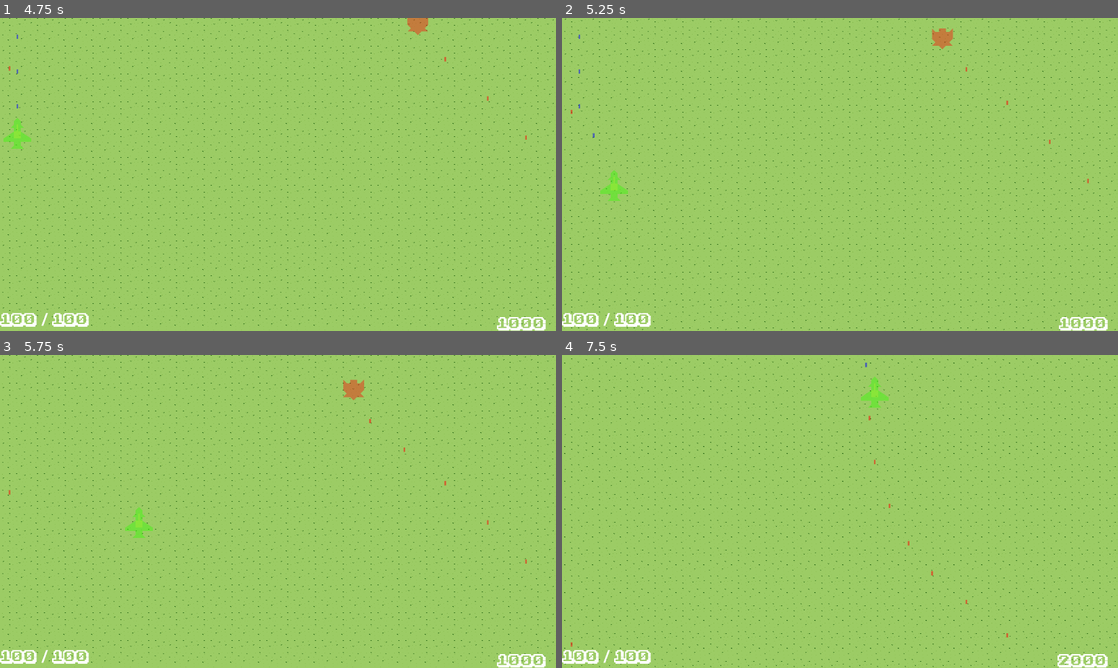
Above: before the commit, frames 1-4 (two rows, left to right).
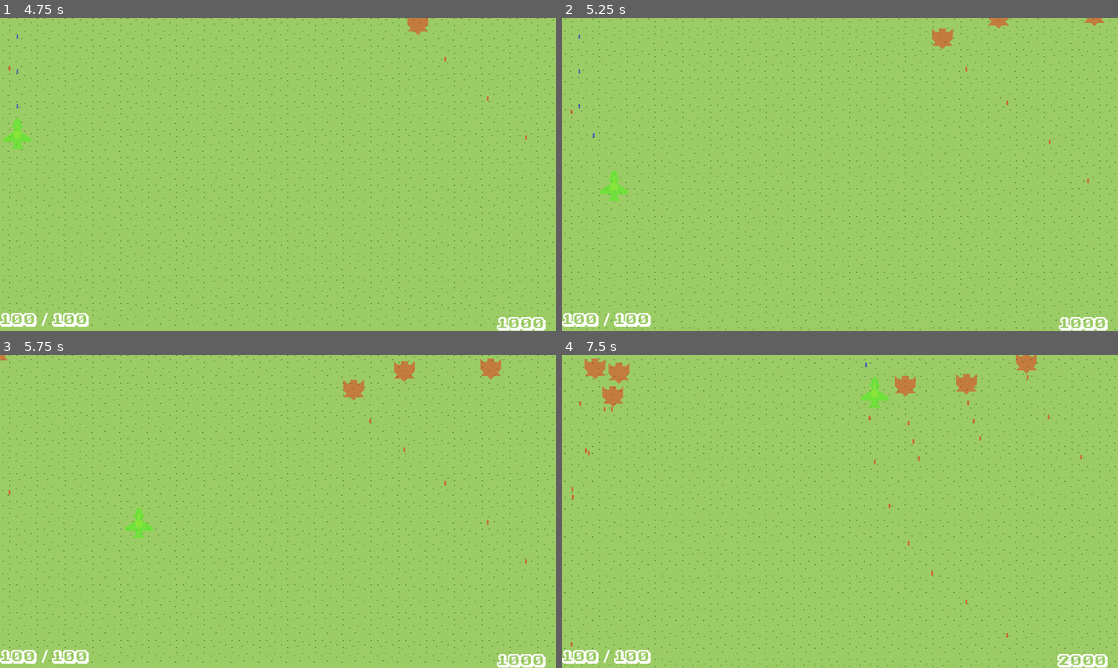
Above: after the commit, the same moments.

Repository: mmyumu/OVNI-godot
Game: Godot game, scene res://menu.tscn
Same seed, same stepped clock (60 frames per second), same inputs: the game is played once before the commit and once after it.
Inputs (mouse positions are in pixels of both pictures, inside the frame that each line leads up to):
- Up to frame 1 (4.75 s): click "Start" at 0.5 s; tap Enter at 1.25 s; move the mouse to (250, 237) at 1.27 s; hold Space (shoot) 1.28-2.03 s; hold Up (move_up) 1.28-2.78 s; click (250, 237) at 1.42 s; move the mouse to (444, 221) at 2.02 s; tap Space (shoot) at 2.1, 3.6 s; move the mouse to (111, 127) at 2.77 s; hold Space (shoot) 2.78-3.53 s; hold Left (move_left) 2.78-4.28 s; move the mouse to (305, 174) at 3.52 s; click (305, 174) at 3.67 s; move the mouse to (194, 96) at 4.27 s; hold Down (move_down) from 4.28 s (still down); hold Space (shoot) from 4.28 s (still down)
- Up to frame 2 (5.25 s): move the mouse to (962, 158) at 5.02 s; release Down (move_down) at 5.03 s; release Space (shoot) at 5.03 s; hold Right (move_right) from 5.03 s (still down); tap Space (shoot) at 5.1 s
- Up to frame 3 (5.75 s): keep holding Right (move_right)
- Up to frame 4 (7.5 s): move the mouse to (728, 527) at 5.77 s; release Right (move_right) at 5.78 s; hold Up (move_up) 5.78-6.53 s; hold Space (shoot) 5.78-6.53 s; click (728, 527) at 5.92 s; move the mouse to (895, 442) at 6.52 s; hold Right (move_right) from 6.53 s (still down); tap Space (shoot) at 6.6 s; move the mouse to (812, 574) at 7.27 s; hold Space (shoot) from 7.28 s (still down)

Frame 1 is identical in both runs. In frame 2, 0.1% of the frame differs, in the area x 76-98%, y 0-4%; in frame 3, 0.4%; in frame 4, 1.2%, in the area x 1-94%, y 0-47%.

Commit message:
Add different spawn mode for wave behavior

Diff:
--- a/shootemup/levels/scenarios/scenario01.tscn
+++ b/shootemup/levels/scenarios/scenario01.tscn
@@ -16,7 +16,7 @@
 enemies_scenes = Array[PackedScene]([ExtResource("6_87dce"), ExtResource("7_jtggt")])
 
 [node name="SingleSpawnerBehavior" parent="FighterSpawnerRight" instance=ExtResource("5_475qe")]
-spawn_count = 1
+spawn_count = 20
 
 [node name="FighterSpawnerLeft" parent="." instance=ExtResource("2_7i6sp")]
 position = Vector2(-132, -100)
@@ -24,7 +24,7 @@
 enemies_scenes = Array[PackedScene]([ExtResource("6_87dce"), ExtResource("7_jtggt")])
 
 [node name="SingleSpawnerBehavior" parent="FighterSpawnerLeft" instance=ExtResource("5_475qe")]
-spawn_count = 1
+spawn_count = 20
 
 [node name="FighterSpawnerTop" parent="." instance=ExtResource("2_7i6sp")]
 position = Vector2(0, -48)
@@ -35,3 +35,4 @@
 wave_count = 6
 wave_size = 4
 instant_spawn = true
+x_offset = 100
--- a/shootemup/levels/spawners/wave_spawner_behavior.gd
+++ b/shootemup/levels/spawners/wave_spawner_behavior.gd
@@ -3,10 +3,17 @@
 @export_range(0, 10, 0.01) var spawn_period: float = 1
 @export var wave_count: int = 3
 @export_range(0, 100, 1, "or_greater") var wave_size: int = 3
-#@export_enum("true", "false") var instant_spawn
+@export_enum("Random", "Left", "Right", "External", "Internal") var wave_side: String = "External"
 @export var instant_spawn: bool		# Spawn starts when behavior is started
+@export var x_offset: int = 50
+@export var y_offset: int = 50
 
 var spawned_wave_counter = 0
+
+enum WaveSide {
+	LEFT,
+	RIGHT
+}
 
 func _ready():
 	super._ready()
@@ -31,23 +38,34 @@
 func is_over():
 	return spawned_wave_counter >= wave_count
 
+func compute_wave_side(wave_spawn_position):
+	if wave_side == "Left":
+		return WaveSide.LEFT
+	elif wave_side == "Right":
+		return WaveSide.RIGHT
+	elif wave_side == "Random":
+		return WaveSide.LEFT if randi() % 2 == 0 else WaveSide.RIGHT
+	elif wave_side == "External":
+		return WaveSide.RIGHT if wave_spawn_position.x >= ($BoundariesUtil.max_point.x / 2) else WaveSide.LEFT
+	elif wave_side == "Internal":
+		return WaveSide.LEFT if wave_spawn_position.x >= ($BoundariesUtil.max_point.x / 2) else WaveSide.RIGHT
+
 func spawn_wave(number_of_enemies):
-	var x_offset = 50
-	var y_offset = 50
 	var spawned_enemies = []
-	var spawned_position
+	var left_side: bool
+	var current_x_offset: int = x_offset
+	var wave_spawn_position = $BoundariesUtil.get_random_position()
+
+	var wave_side = compute_wave_side(wave_spawn_position)
+	if wave_side == WaveSide.LEFT:
+		current_x_offset *= -1
 
 	for i in range(number_of_enemies):
 		if i > 0:
 			await get_tree().create_timer(0.1).timeout
 
-		if spawned_position == null:
-			spawned_position = $BoundariesUtil.get_random_position()
-
-		var spawn_position = Vector2(spawned_position.x - x_offset, spawned_position.y - y_offset)
+		var spawn_position = Vector2(wave_spawn_position.x + (current_x_offset * i), wave_spawn_position.y - (y_offset * i))
 		spawn_triggered.emit(spawn_position)
-
-		spawned_position = spawn_position
 
 	spawned_wave_counter += 1
 
